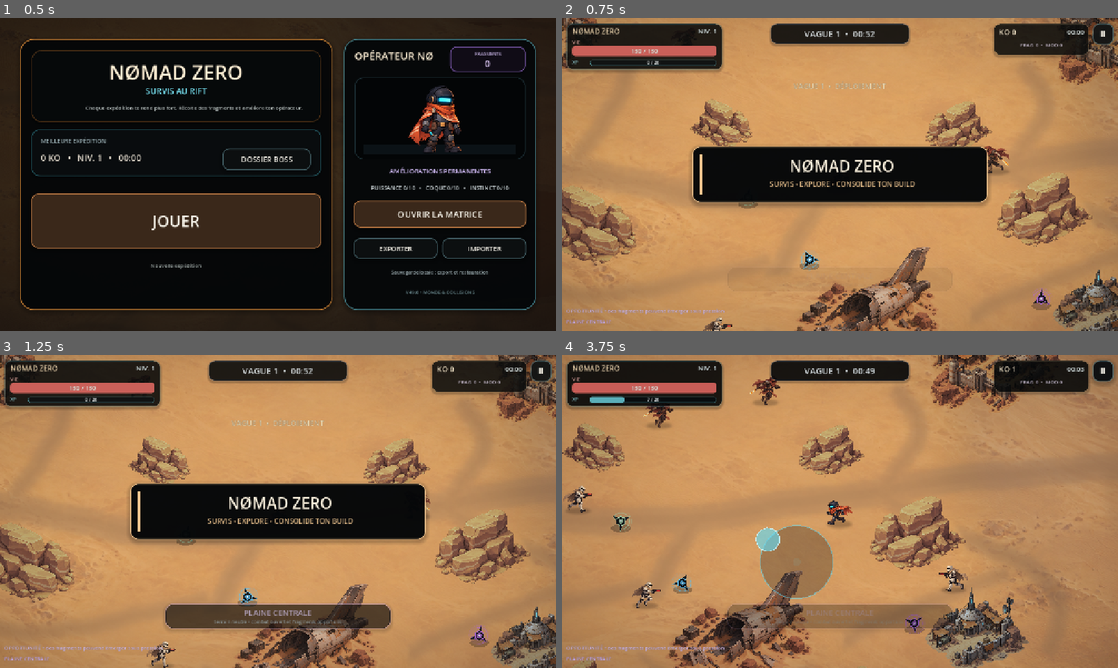
Above: before the commit, frames 1-4 (two rows, left to right).
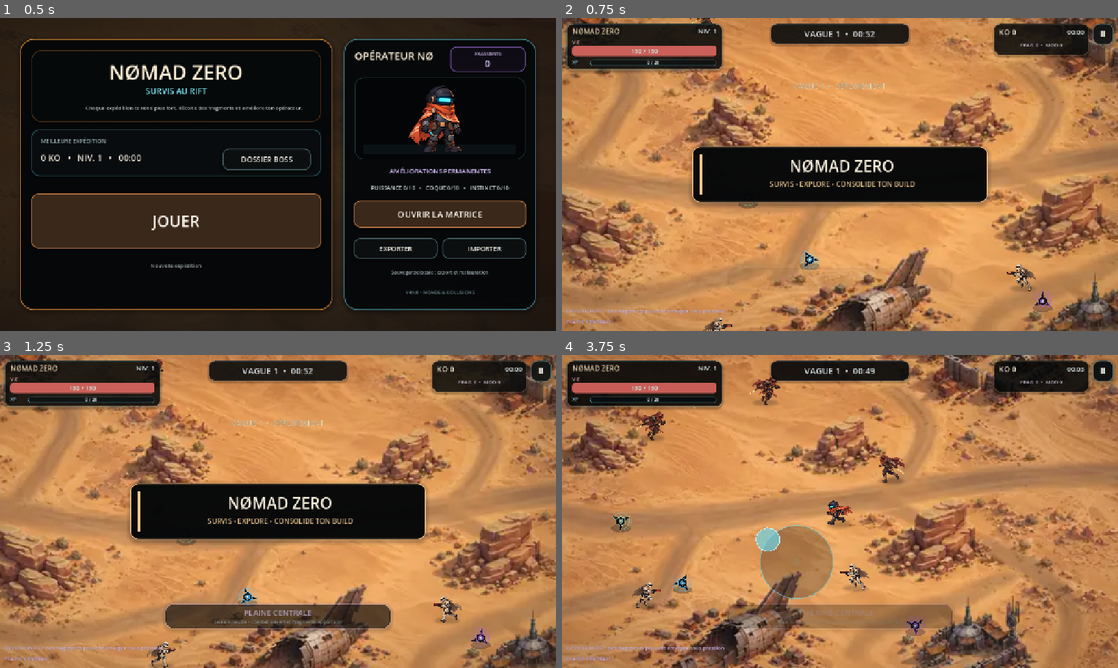
Above: after the commit, the same moments.

Repository: Zorvax-Dev/Nomad-Zero-Dev
Game: Godot game, scene res://Main.tscn
The game is run twice, just before and just after one commit, with the same random seed, the same clock (stepped at 60 frames per second) and the same inputs.
Inputs (mouse positions are in pixels of both pictures, inside the frame that each line leads up to):
- Up to frame 1 (0.5 s): no input
- Up to frame 2 (0.75 s): click "JOUER" at 0.5 s
- Up to frame 3 (1.25 s): no input
- Up to frame 4 (3.75 s): move the mouse to (962, 495) at 1.27 s; hold D (move_right) 1.28-2 s; tap Q at 1.35, 2.85 s; click (962, 495) at 1.42 s; drag from (728, 527) to (812, 574) at 2.02 s; move the mouse to (895, 442) at 2.77 s; hold D (move_right) 2.78-3.5 s; drag from (812, 574) to (673, 464) at 3.52 s

Frame 1 is identical in both runs. In frame 2, 25% of the frame differs, in the area x 0-100%, y 0-100%; in frame 3, 23%; in frame 4, 31%.

Commit message:
V50: integrate production world map and align collisions

Diff:
--- a/scripts/world.gd
+++ b/scripts/world.gd
@@ -1,31 +1,16 @@
 extends Node2D
 class_name StylizedWorld
 
-const MAP_TEXTURE: Texture2D = preload("res://assets/map/desert_world_v48_2c.png")
-const MAP_SCALE: float = 2.0
+const MAP_TEXTURE: Texture2D = preload("res://assets/map/desert_world_v50.webp")
+const MAP_SCALE: float = 4.0
 const BOUNDS: Rect2 = Rect2(0.0, 0.0, 4096.0, 3072.0)
 const EDGE_MARGIN: float = 34.0
 const PLAYER_START: Vector2 = Vector2(1536.0, 1024.0)
-const CAMP_TEXTURE: Texture2D = preload("res://assets/decor/v46_1_camp_nomad.png")
-const REFINERY_TEXTURE: Texture2D = preload("res://assets/decor/v46_1_refinery.png")
-const WRECK_TEXTURE: Texture2D = preload("res://assets/decor/v46_1_wreck.png")
-const ROCK_TEXTURE: Texture2D = preload("res://assets/decor/v46_1_rock_main.png")
-const ROCK_TEXTURE_MIRROR: Texture2D = preload("res://assets/decor/v46_1_rock_mirror.png")
-const OUTPOST_TEXTURE: Texture2D = preload("res://assets/decor/v46_1_outpost.png")
-const CANYON_ROCK_TEXTURE: Texture2D = preload("res://assets/decor/v47_canyon_rock.png")
-const ECHO_RUINS_TEXTURE: Texture2D = preload("res://assets/decor/v47_echo_ruins.png")
-const ECHO_SPIRE_TEXTURE: Texture2D = preload("res://assets/decor/v47_echo_spire.png")
-const LEVIATHAN_TEXTURE: Texture2D = preload("res://assets/decor/v48_leviathan.png")
-const SALVAGE_RIG_TEXTURE: Texture2D = preload("res://assets/decor/v48_salvage_rig.png")
-const SCRAP_HEAP_TEXTURE: Texture2D = preload("res://assets/decor/v48_scrap_heap.png")
-const IRON_PIT_TEXTURE: Texture2D = preload("res://assets/decor/v48_iron_pit.png")
-const SHADOW_TEXTURE: Texture2D = preload("res://assets/effects/ground_shadow.png")
-
 var _blockers: Array[Dictionary] = []
 
 func _ready() -> void:
 	var sprite := Sprite2D.new()
-	sprite.name = "V48WorldMap"
+	sprite.name = "V50WorldMap"
 	sprite.texture = MAP_TEXTURE
 	sprite.centered = false
 	sprite.position = Vector2.ZERO
@@ -34,158 +19,71 @@
 	sprite.z_index = -1000
 	add_child(sprite)
 
-	_create_decor_sprites()
 	_build_blockers()
-
-func _create_decor_sprites() -> void:
-	_add_decor("CampNorthWest", CAMP_TEXTURE, Vector2(500.0, 500.0), 0.440859, false)
-	_add_decor("RefineryNorthEast", REFINERY_TEXTURE, Vector2(2520.0, 520.0), 0.465352, true)
-	_add_decor("WreckSouth", WRECK_TEXTURE, Vector2(1620.0, 1485.0), 0.538828, false)
-	_add_decor("OutpostSouthEast", OUTPOST_TEXTURE, Vector2(2460.0, 1480.0), 0.37, true)
-	_add_decor("RockWest", ROCK_TEXTURE, Vector2(650.0, 1205.0), 0.52, false)
-	_add_decor("RockEast", ROCK_TEXTURE_MIRROR, Vector2(2250.0, 1150.0), 0.49, false)
-	_add_decor("RockCenterLeft", ROCK_TEXTURE, Vector2(1120.0, 850.0), 0.32, false)
-	_add_decor("RockCenterRight", ROCK_TEXTURE_MIRROR, Vector2(1950.0, 860.0), 0.34, false)
-	_add_decor("RockSouthWest", ROCK_TEXTURE_MIRROR, Vector2(1080.0, 1660.0), 0.28, false)
-	_add_decor("RockSouthEast", ROCK_TEXTURE, Vector2(2085.0, 1690.0), 0.30, false)
-	# V47.0 — Canyon des Échos : extension orientale, sans déplacement des zones V46.
-	_add_decor("CanyonGateNorth", CANYON_ROCK_TEXTURE, Vector2(3275.0, 515.0), 0.36, false)
-	_add_decor("CanyonGateSouth", CANYON_ROCK_TEXTURE, Vector2(3290.0, 1540.0), 0.34, true)
-	_add_decor("CanyonRockNorth", CANYON_ROCK_TEXTURE, Vector2(3540.0, 610.0), 0.31, true)
-	_add_decor("CanyonRockSouth", CANYON_ROCK_TEXTURE, Vector2(3490.0, 1515.0), 0.29, false)
-	_add_decor("EchoRuins", ECHO_RUINS_TEXTURE, Vector2(3630.0, 1310.0), 0.50, false)
-	_add_decor("EchoSpire", ECHO_SPIRE_TEXTURE, Vector2(3920.0, 820.0), 0.55, false)
-	_add_decor("CanyonRockEast", CANYON_ROCK_TEXTURE, Vector2(3870.0, 1570.0), 0.24, true)
-	# V49.6 — densité visuelle revue avec uniquement les assets existants de la zone :
-	# les volumes sont plus présents sans changer la palette ni introduire un nouveau style.
-	_add_decor("LeviathanWreck", LEVIATHAN_TEXTURE, Vector2(2150.0, 2670.0), 0.62, false)
-	_add_decor("SalvageStation", SALVAGE_RIG_TEXTURE, Vector2(900.0, 2620.0), 0.46, true)
-	_add_decor("IronPit", IRON_PIT_TEXTURE, Vector2(3070.0, 2480.0), 0.60, false)
-	_add_decor("ScrapHeapEast", SCRAP_HEAP_TEXTURE, Vector2(2660.0, 2860.0), 0.42, false)
-	_add_decor("ScrapHeapWest", SCRAP_HEAP_TEXTURE, Vector2(1380.0, 2840.0), 0.30, true)
-	_add_decor("ScrapHeapNorth", SCRAP_HEAP_TEXTURE, Vector2(2700.0, 2260.0), 0.25, true)
-
-func _decor_sort_offset(tex: Texture2D, scale_value: float) -> float:
-	# Le sprite est centré dans une grande image transparente : trier sur pos.y faisait
-	# passer le héros devant un bâtiment bien avant d'avoir atteint son pied réel.
-	var source_offset: float = 270.0
-	if tex == CAMP_TEXTURE: source_offset = 476.0
-	elif tex == REFINERY_TEXTURE: source_offset = 440.0
-	elif tex == WRECK_TEXTURE: source_offset = 284.0
-	elif tex == OUTPOST_TEXTURE: source_offset = 435.0
-	elif tex == CANYON_ROCK_TEXTURE: source_offset = 300.0
-	elif tex == ECHO_RUINS_TEXTURE: source_offset = 250.0
-	elif tex == ECHO_SPIRE_TEXTURE: source_offset = 205.0
-	elif tex == LEVIATHAN_TEXTURE: source_offset = 323.0
-	elif tex == SALVAGE_RIG_TEXTURE: source_offset = 402.0
-	elif tex == IRON_PIT_TEXTURE: source_offset = 242.0
-	elif tex == SCRAP_HEAP_TEXTURE: source_offset = 270.0
-	return source_offset * absf(scale_value)
-
-func _add_decor(node_name: String, tex: Texture2D, pos: Vector2, scale_value: float, flip_h: bool) -> void:
-	# V46.3: les structures reposent sur un sol localement tassé et le réseau de chemins
-	# contourne les volumes de collision. Cette ombre reste légère et sans collision.
-	if tex == CAMP_TEXTURE or tex == REFINERY_TEXTURE or tex == WRECK_TEXTURE or tex == OUTPOST_TEXTURE or tex == ECHO_RUINS_TEXTURE or tex == ECHO_SPIRE_TEXTURE or tex == LEVIATHAN_TEXTURE or tex == SALVAGE_RIG_TEXTURE or tex == IRON_PIT_TEXTURE:
-		_add_landmark_shadow(node_name, pos, scale_value)
-
-	var spr := Sprite2D.new()
-	spr.name = node_name
-	spr.texture = tex
-	spr.centered = true
-	spr.position = pos
-	spr.texture_filter = CanvasItem.TEXTURE_FILTER_LINEAR
-	spr.scale = Vector2(-scale_value if flip_h else scale_value, scale_value)
-	spr.z_index = int(pos.y + _decor_sort_offset(tex, scale_value))
-	spr.modulate = Color.WHITE
-	add_child(spr)
-
-func _add_landmark_shadow(node_name: String, pos: Vector2, scale_value: float) -> void:
-	var shadow := Sprite2D.new()
-	shadow.name = node_name + "GroundShadow"
-	shadow.texture = SHADOW_TEXTURE
-	shadow.centered = true
-	shadow.position = pos + Vector2(0.0, 58.0 * scale_value)
-	shadow.texture_filter = CanvasItem.TEXTURE_FILTER_LINEAR
-	shadow.scale = Vector2(absf(scale_value) * 4.25, absf(scale_value) * 3.15)
-	shadow.modulate = Color(0.11, 0.09, 0.075, 0.18)
-	shadow.z_index = int(pos.y) - 2
-	add_child(shadow)
 
 func _build_blockers() -> void:
 	_blockers.clear()
-	# North-west camp
-	_add_ellipse(Vector2(500.0, 560.0), Vector2(225.0, 150.0))
-	_add_ellipse(Vector2(350.0, 465.0), Vector2(92.0, 110.0))
-	_add_ellipse(Vector2(610.0, 468.0), Vector2(120.0, 92.0))
-	# North-east refinery
-	_add_ellipse(Vector2(2525.0, 555.0), Vector2(265.0, 170.0))
-	_add_ellipse(Vector2(2325.0, 540.0), Vector2(95.0, 90.0))
-	_add_ellipse(Vector2(2680.0, 470.0), Vector2(120.0, 115.0))
-	# South wreck and debris
-	_add_ellipse(Vector2(1600.0, 1510.0), Vector2(295.0, 128.0))
-	_add_ellipse(Vector2(1760.0, 1365.0), Vector2(110.0, 105.0))
-	_add_ellipse(Vector2(1320.0, 1470.0), Vector2(90.0, 70.0))
-	_add_ellipse(Vector2(1870.0, 1510.0), Vector2(92.0, 70.0))
-	# South-east camp
-	_add_ellipse(Vector2(2460.0, 1515.0), Vector2(185.0, 126.0))
-	# Rock groups around the central lanes
-	_add_ellipse(Vector2(650.0, 1250.0), Vector2(135.0, 92.0))
-	_add_ellipse(Vector2(2250.0, 1190.0), Vector2(130.0, 90.0))
-	_add_ellipse(Vector2(1120.0, 880.0), Vector2(88.0, 60.0))
-	_add_ellipse(Vector2(1950.0, 892.0), Vector2(92.0, 62.0))
-	_add_ellipse(Vector2(1080.0, 1692.0), Vector2(76.0, 54.0))
-	_add_ellipse(Vector2(2085.0, 1725.0), Vector2(82.0, 56.0))
-	# V47.0 — Canyon des Échos. Les falaises laissent un corridor central traversable.
-	for x: float in [3210.0, 3435.0, 3660.0, 3890.0, 4050.0]:
-		_add_ellipse(Vector2(x, 205.0), Vector2(165.0, 205.0))
-		_add_ellipse(Vector2(x, 1840.0), Vector2(170.0, 208.0))
-	# Pierres d'entrée et points d'intérêt du canyon.
-	_add_ellipse(Vector2(3275.0, 545.0), Vector2(105.0, 72.0))
-	_add_ellipse(Vector2(3290.0, 1570.0), Vector2(100.0, 70.0))
-	_add_ellipse(Vector2(3540.0, 642.0), Vector2(90.0, 62.0))
-	_add_ellipse(Vector2(3490.0, 1548.0), Vector2(86.0, 60.0))
-	_add_ellipse(Vector2(3630.0, 1335.0), Vector2(135.0, 100.0))
-	_add_ellipse(Vector2(3920.0, 845.0), Vector2(105.0, 88.0))
-	_add_ellipse(Vector2(3870.0, 1600.0), Vector2(68.0, 48.0))
-	# Cimetière d’Épaves — empreintes au sol recalées sur les pixels visibles.
-	# Les anciennes ellipses provenaient d'une échelle plus grande et créaient de
-	# larges murs invisibles autour des nouveaux décors.
-	_add_ellipse(Vector2(2140.0, 2765.0), Vector2(158.0, 92.0))
-	_add_ellipse(Vector2(2015.0, 2860.0), Vector2(96.0, 58.0))
-	_add_ellipse(Vector2(2305.0, 2585.0), Vector2(76.0, 66.0))
-	_add_ellipse(Vector2(905.0, 2740.0), Vector2(132.0, 68.0))
-	_add_ellipse(Vector2(800.0, 2618.0), Vector2(58.0, 56.0))
-	_add_ellipse(Vector2(3070.0, 2550.0), Vector2(102.0, 76.0))
-	_add_ellipse(Vector2(2665.0, 2920.0), Vector2(91.0, 58.0))
-	_add_ellipse(Vector2(1385.0, 2880.0), Vector2(65.0, 45.0))
-	_add_ellipse(Vector2(2705.0, 2295.0), Vector2(55.0, 39.0))
-	_add_ellipse(Vector2(1250.0, 2260.0), Vector2(145.0, 74.0))
-	# Soft rocky rim from the background image so the player cannot walk on those visible edges.
-	_add_ellipse(Vector2(170.0, 180.0), Vector2(210.0, 105.0))
-	_add_ellipse(Vector2(2860.0, 210.0), Vector2(220.0, 112.0))
-	_add_ellipse(Vector2(235.0, 1885.0), Vector2(220.0, 100.0))
-	_add_ellipse(Vector2(2845.0, 1845.0), Vector2(220.0, 104.0))
+
+	# V50 — collisions calées sur les volumes lisibles du fond final.
+	# On ne collisionne que les gros landmarks et falaises : les petits cailloux
+	# restent traversables afin d'éviter tout mur invisible sur mobile.
+
+	# Camp nord-ouest.
+	_add_ellipse(Vector2(585.0, 425.0), Vector2(205.0, 118.0))
+	_add_ellipse(Vector2(430.0, 370.0), Vector2(62.0, 84.0))
+
+	# Raffinerie nord-est.
+	_add_ellipse(Vector2(2425.0, 455.0), Vector2(245.0, 132.0))
+	_add_ellipse(Vector2(2600.0, 360.0), Vector2(78.0, 94.0))
+
+	# Épave centrale.
+	_add_ellipse(Vector2(1660.0, 1495.0), Vector2(250.0, 108.0))
+	_add_ellipse(Vector2(1785.0, 1370.0), Vector2(78.0, 92.0))
+
+	# Avant-poste central-est.
+	_add_ellipse(Vector2(2435.0, 1535.0), Vector2(170.0, 102.0))
+
+	# Ruine / arche du Canyon.
+	_add_ellipse(Vector2(3620.0, 1295.0), Vector2(112.0, 90.0))
+
+	# Cimetière d'épaves : station, Léviathan et fosse.
+	_add_ellipse(Vector2(760.0, 2550.0), Vector2(150.0, 102.0))
+	_add_ellipse(Vector2(2150.0, 2640.0), Vector2(270.0, 116.0))
+	_add_ellipse(Vector2(3140.0, 2510.0), Vector2(166.0, 106.0))
+
+	# Quelques gros affleurements qui structurent réellement les routes.
+	_add_ellipse(Vector2(650.0, 1215.0), Vector2(118.0, 80.0))
+	_add_ellipse(Vector2(1120.0, 850.0), Vector2(78.0, 54.0))
+	_add_ellipse(Vector2(1950.0, 870.0), Vector2(82.0, 56.0))
+	_add_ellipse(Vector2(2250.0, 1165.0), Vector2(112.0, 76.0))
+	_add_ellipse(Vector2(1080.0, 1680.0), Vector2(68.0, 48.0))
+	_add_ellipse(Vector2(2085.0, 1700.0), Vector2(72.0, 50.0))
+
+	# Bord rocheux oriental : volumes serrés sur l'extrême droite pour conserver
+	# les routes et les espaces de combat du Canyon.
+	for y: float in [190.0, 650.0, 1110.0, 1580.0, 2060.0, 2550.0, 2960.0]:
+		_add_ellipse(Vector2(4050.0, y), Vector2(190.0, 245.0))
 
 func _add_ellipse(center: Vector2, radius: Vector2) -> void:
 	_blockers.append({"type": "ellipse", "center": center, "radius": radius})
 
 func echo_ruins_position() -> Vector2:
-	return Vector2(3630.0, 1165.0)
+	return Vector2(3620.0, 1190.0)
 
 func echo_resonator_position() -> Vector2:
-	return Vector2(3840.0, 1040.0)
+	return Vector2(3800.0, 1080.0)
 
 func graveyard_center() -> Vector2:
-	return Vector2(2050.0, 2570.0)
+	return Vector2(2120.0, 2570.0)
 
 func leviathan_position() -> Vector2:
-	return Vector2(2150.0, 2450.0)
+	return Vector2(2150.0, 2495.0)
 
 func salvage_station_position() -> Vector2:
-	return Vector2(900.0, 2460.0)
+	return Vector2(760.0, 2420.0)
 
 func iron_pit_position() -> Vector2:
-	return Vector2(3160.0, 2310.0)
+	return Vector2(3140.0, 2350.0)
 
 func update_streaming(_focus: Vector2, _force: bool = false) -> void:
 	pass
